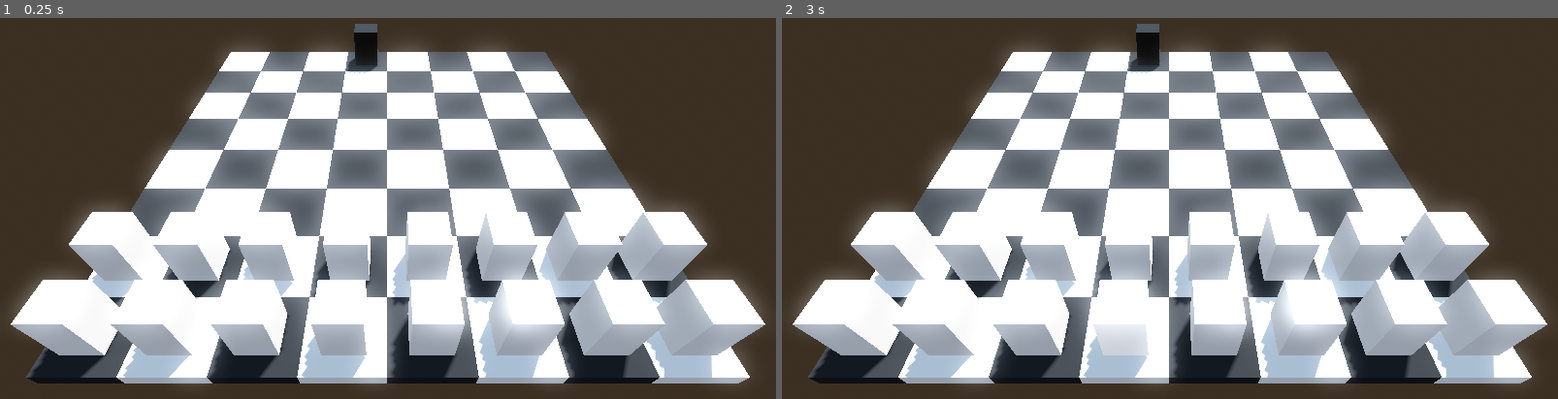
Above: before the commit, frames 1-2 (left to right).
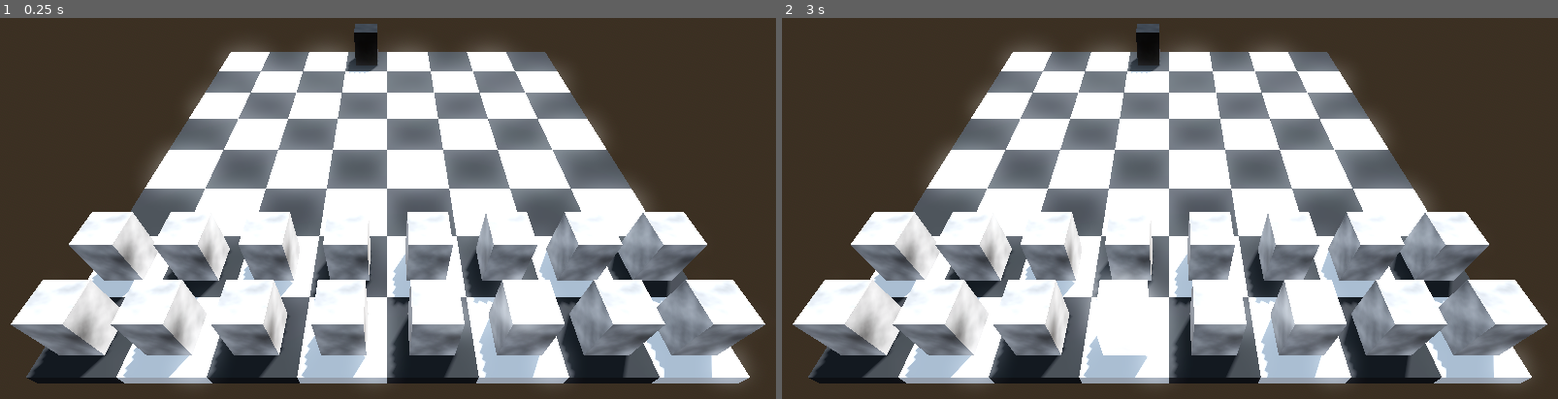
Above: after the commit, the same moments.

Repository: electricmasquerade/duelchess
Game: Godot game, scene res://Board/board.tscn
Two runs of this game, one before a commit and one after it. Both use one fixed random seed, a clock stepped at 60 frames per second and the inputs below.
Inputs (mouse positions are in pixels of both pictures, inside the frame that each line leads up to):
- Up to frame 1 (0.25 s): no input
- Up to frame 2 (3 s): tap Enter at 0.5, 2 s; move the mouse to (1340, 185) at 0.52 s; click (1340, 185) at 0.6 s; tap Space at 1.25, 2.75 s; move the mouse to (1014, 231) at 1.27 s; click (1014, 231) at 1.35 s; move the mouse to (1247, 113) at 2.02 s; click (1247, 113) at 2.1 s; move the mouse to (1131, 296) at 2.77 s; click (1131, 296) at 2.85 s

The runs differ from the first frame. In frame 1, 14% of the frame differs, in the area x 1-99%, y 48-89%; in frame 2, 13%.

Commit message:
add basic capture handling and material updates for pieces

Diff:
--- a/Assets/Pieces/black_material.tres
+++ b/Assets/Pieces/black_material.tres
@@ -1,5 +1,14 @@
-[gd_resource type="StandardMaterial3D" format=3 uid="uid://8s4m0g2qja6f"]
+[gd_resource type="StandardMaterial3D" load_steps=4 format=3 uid="uid://8s4m0g2qja6f"]
+
+[sub_resource type="Gradient" id="Gradient_uvugi"]
+
+[sub_resource type="FastNoiseLite" id="FastNoiseLite_e3j10"]
+
+[sub_resource type="NoiseTexture2D" id="NoiseTexture2D_x8qmw"]
+noise = SubResource("FastNoiseLite_e3j10")
+color_ramp = SubResource("Gradient_uvugi")
 
 [resource]
 albedo_color = Color(0.08662925, 0.08662925, 0.08662925, 1)
+albedo_texture = SubResource("NoiseTexture2D_x8qmw")
 roughness = 0.2
--- a/Assets/Pieces/white_material.tres
+++ b/Assets/Pieces/white_material.tres
@@ -1,4 +1,16 @@
-[gd_resource type="StandardMaterial3D" format=3 uid="uid://pik18uq4ywa7"]
+[gd_resource type="StandardMaterial3D" load_steps=4 format=3 uid="uid://pik18uq4ywa7"]
+
+[sub_resource type="Gradient" id="Gradient_rd2kn"]
+colors = PackedColorArray(0.3722513, 0.3722513, 0.37225124, 1, 1, 1, 1, 1)
+
+[sub_resource type="FastNoiseLite" id="FastNoiseLite_rd2kn"]
+noise_type = 4
+seed = 42
+
+[sub_resource type="NoiseTexture2D" id="NoiseTexture2D_0e51b"]
+noise = SubResource("FastNoiseLite_rd2kn")
+color_ramp = SubResource("Gradient_rd2kn")
 
 [resource]
+albedo_texture = SubResource("NoiseTexture2D_0e51b")
 roughness = 0.2
--- a/Autoloads/chess_manager.gd
+++ b/Autoloads/chess_manager.gd
@@ -11,8 +11,11 @@
 # store movement vectors for each piece type
 var movement_vectors
 
+signal capture_initiated(attacking_piece: Piece, defending_piece: Piece)
 # Called when the node enters the scene tree for the first time.
 func _ready() -> void:
+	#connect to game manager
+	capture_initiated.connect(GameManager.on_capture_initiated)
 	pass # Replace with function body.
 
 
@@ -43,8 +46,8 @@
 
 
 func find_legal_moves(piece: Piece):
-	print("=== Finding legal moves for ", piece.type, " at ", piece.grid_position, " ===")
-	print("All pieces positions: ", pieces_by_position.keys())
+	#print("=== Finding legal moves for ", piece.type, " at ", piece.grid_position, " ===")
+	#print("All pieces positions: ", pieces_by_position.keys())
 
 	# Placeholder for legal move calculation logic.
 	var legal_moves: Array = []
@@ -68,7 +71,6 @@
 			for move in potential_moves:
 				var target_position = piece.grid_position + move
 
-				# TODO: check for target validity
 				if not pieces_by_position.has(target_position):
 					legal_moves.append(target_position)
 
@@ -193,6 +195,14 @@
 	var legal_moves: Array = find_legal_moves(piece)
 	# TODO: handle captures
 	if target_position in legal_moves:
+		#check for capture first
+		if pieces_by_position.has(target_position):
+			var captured_piece: Piece = pieces_by_position[target_position]
+			capture_initiated.emit(piece, captured_piece)
+			# remove captured piece from tracking
+			pieces_by_position.erase(target_position)
+			captured_piece.queue_free()
+			print("Captured piece at: ", target_position)
 		# Update internal tracking
 		pieces_by_position.erase(piece.grid_position)
 		piece.grid_position = target_position
--- a/Autoloads/game_manager.gd
+++ b/Autoloads/game_manager.gd
@@ -13,3 +13,7 @@
 # Called every frame. 'delta' is the elapsed time since the previous frame.
 func _process(delta: float) -> void:
 	pass
+
+func on_capture_initiated(attacking_piece: Piece, defending_piece: Piece):
+	print("Capture initiated between ", attacking_piece, " and ", defending_piece)
+	#combat_manager.start_combat(attacking_piece, defending_piece)
--- a/Board/board.gd
+++ b/Board/board.gd
@@ -15,6 +15,8 @@
 			var piece: Piece = node
 			pieces.append(piece)
 			var grid_position: Vector3i = grid.local_to_map(piece.global_transform.origin)
+			# set grid position to zero y
+			grid_position.y = 0
 			piece.grid_position = grid_position
 			# Register piece in chess manager
 			GameManager.chess_manager.register_piece(piece)
--- /dev/null
+++ b/Pieces/highlight_material.tres
@@ -0,0 +1,8 @@
+[gd_resource type="StandardMaterial3D" format=3 uid="uid://8qp84oeed73n"]
+
+[resource]
+transparency = 1
+albedo_color = Color(1, 1, 1, 0.3)
+emission_enabled = true
+emission = Color(1, 1, 1, 1)
+emission_energy_multiplier = 2.49
--- a/Pieces/piece.gd
+++ b/Pieces/piece.gd
@@ -1,8 +1,8 @@
 extends Node3D
 class_name Piece
 
-var black_material_id = "uid://8s4m0g2qja6f"
-var white_material_id = "uid://pik18uq4ywa7"
+@export var black_material : Material
+@export var white_material : Material
 
 enum PieceType {
 	PAWN,
@@ -43,11 +43,13 @@
 # Called when the node enters the scene tree for the first time.
 func _ready() -> void:
 	if color == PieceColor.BLACK:
-		var material = load(black_material_id)
-		$Mesh.material_override = material
+		#var material = load(black_material)
+		#$Mesh.material_override = material
+		$Mesh.material_override = black_material
 	else:
-		var material = load(white_material_id)
-		$Mesh.material_override = material
+		#var material = load(white_material)
+		#$Mesh.material_override = material
+		$Mesh.material_override = white_material
 	highlight.visible = false
 
 
--- a/Pieces/piece.tscn
+++ b/Pieces/piece.tscn
@@ -1,22 +1,21 @@
-[gd_scene load_steps=5 format=3 uid="uid://bf2kjmnxa6kl4"]
+[gd_scene load_steps=7 format=3 uid="uid://bf2kjmnxa6kl4"]
 
 [ext_resource type="Script" uid="uid://bwpfas0w2vak3" path="res://Pieces/piece.gd" id="1_2uo6i"]
+[ext_resource type="Material" uid="uid://pik18uq4ywa7" path="res://Assets/Pieces/white_material.tres" id="2_0n0fa"]
+[ext_resource type="Material" uid="uid://8s4m0g2qja6f" path="res://Assets/Pieces/black_material.tres" id="2_4o7n5"]
+[ext_resource type="Material" uid="uid://8qp84oeed73n" path="res://Pieces/highlight_material.tres" id="4_hbfcx"]
 
 [sub_resource type="BoxShape3D" id="BoxShape3D_2uo6i"]
 size = Vector3(0.5, 0.8, 0.5)
 
 [sub_resource type="BoxMesh" id="BoxMesh_2uo6i"]
+material = ExtResource("2_4o7n5")
 size = Vector3(0.52, 0.77, 0.52)
-
-[sub_resource type="StandardMaterial3D" id="StandardMaterial3D_2uo6i"]
-transparency = 1
-albedo_color = Color(1, 1, 1, 0.13333334)
-emission_enabled = true
-emission = Color(1, 1, 1, 1)
-emission_energy_multiplier = 2.0
 
 [node name="Piece" type="Area3D" groups=["chess_pieces"]]
 script = ExtResource("1_2uo6i")
+black_material = ExtResource("2_4o7n5")
+white_material = ExtResource("2_0n0fa")
 
 [node name="CollisionShape3D" type="CollisionShape3D" parent="."]
 shape = SubResource("BoxShape3D_2uo6i")
@@ -26,7 +25,7 @@
 
 [node name="Highlight" type="MeshInstance3D" parent="."]
 visible = false
-material_override = SubResource("StandardMaterial3D_2uo6i")
+material_override = ExtResource("4_hbfcx")
 mesh = SubResource("BoxMesh_2uo6i")
 
 [connection signal="mouse_entered" from="." to="." method="_on_mouse_entered"]
